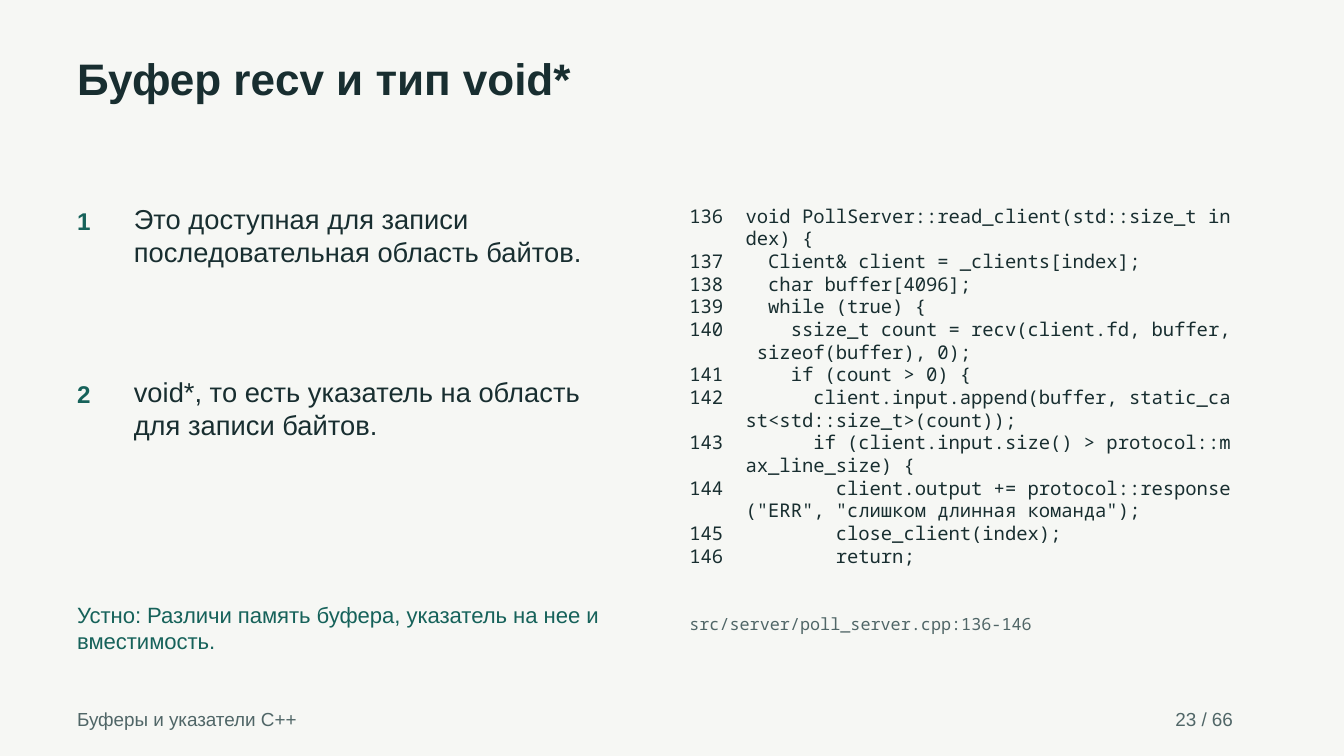
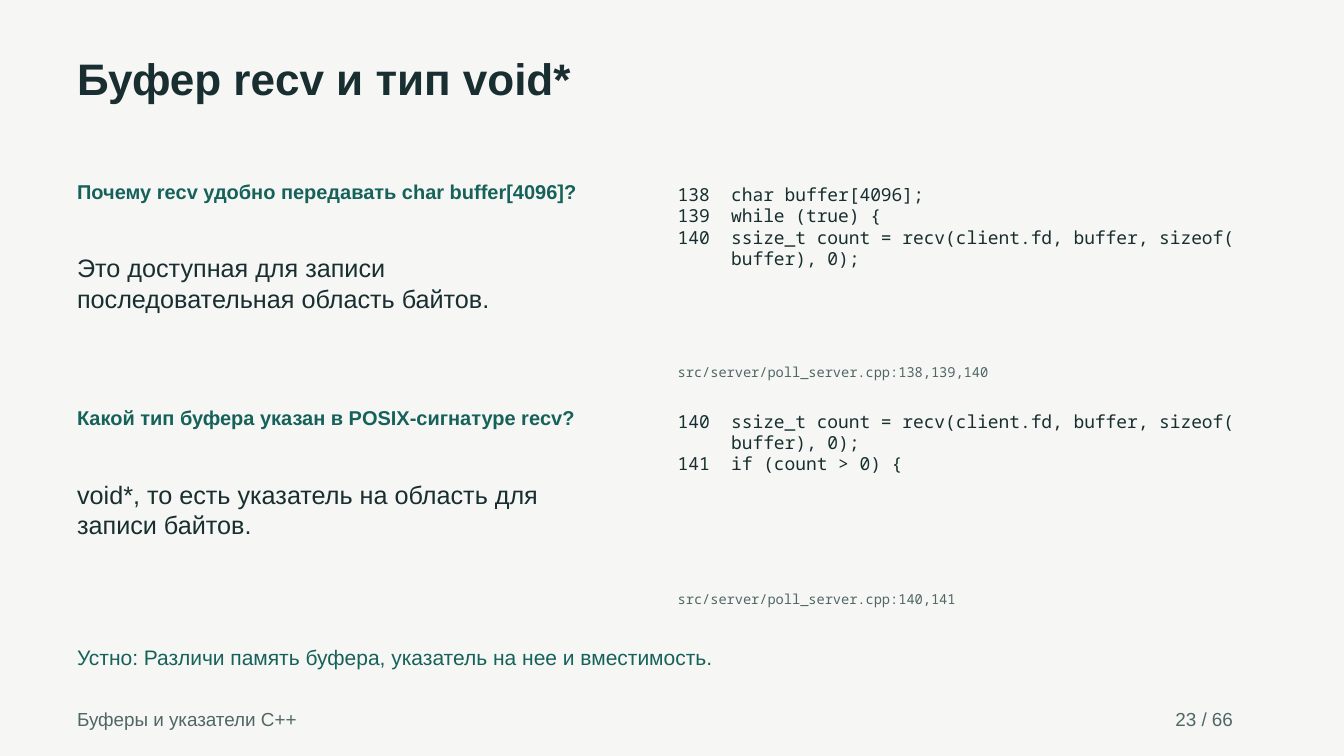
Before and after one commit to AlexUner/alexey-tcp-defense, a slide deck: slide 23 of presentation.pptx. Drawn at 1344x756 pixels with LibreOffice and Linux fonts; fonts in the diff are those of the drawing. Boxes give left, top, right and bottom in pixels: in the first picture for what was removed or moved away, otherwise in the second. Text is boxed around its words. In the diff, an @@ line names an element or a change of style, - is before the commit and + after.

```diff
--- a/presentation.pptx
+++ b/presentation.pptx
@@ text added at [77,184,577,203], 14.2 pt, text #16625A, bold @@
+Почему recv удобно передавать char buffer[4096]?
@@ text added at [678,187,1234,268], 12.8 pt, text #182E30 @@
+138 char buffer[4096];
+139 while (true) {
+140 ssize_t count = recv(client.fd, buffer, sizeof(
+buffer), 0);
@@ text removed at [689,208,1231,566] @@
-136 void PollServer::read_client(std::size_t in
-dex) {
-137 Client& client = _clients[index];
-138 char buffer[4096];
-139 while (true) {
-140 ssize_t count = recv(client.fd, buffer,
-sizeof(buffer), 0);
-141 if (count > 0) {
-142 client.input.append(buffer, static_ca
-st<std::size_t>(count));
-143 if (client.input.size() > protocol::m
-ax_line_size) {
-144 client.output += protocol::response
-("ERR", "слишком длинная команда");
-145 close_client(index);
-146 return;
@@ text removed at [77,213,90,230] @@
-1
@@ text "Это доступная для записи последовательная ...": place and size @@
-text "Это доступная для записи последовательная ..." at [134,210,581,267]
+text "Это доступная для записи последовательная ..." at [77,259,490,313]
@@ text "Это доступная для записи последовательная ..." at [77,259,490,313]: size 19.5 to 18 pt @@
@@ text removed at [77,386,90,403] @@
-2
@@ text added at [678,366,989,381], 9.8 pt, text #506667 @@
+src/server/poll_server.cpp:138,139,140
@@ text added at [77,410,574,429], 14.2 pt, text #16625A, bold @@
+Какой тип буфера указан в POSIX-сигнатуре recv?
@@ text added at [678,414,1234,473], 12.8 pt, text #182E30 @@
+140 ssize_t count = recv(client.fd, buffer, sizeof(
+buffer), 0);
+141 if (count > 0) {
@@ text "void*, то есть указатель на ..." at [77,485,538,535]: size 19.5 to 18 pt @@
@@ text "void*, то есть указатель на ...": place and size @@
-text "void*, то есть указатель на ..." at [134,382,580,440]
+text "void*, то есть указатель на ..." at [77,485,538,535]
@@ text at [678,593,956,608]: text changed; size 12 to 9.8 pt @@
-src/server/poll_server.cpp:136-146
+src/server/poll_server.cpp:140,141
@@ text "Устно: Различи память буфера, указатель ...": place and size @@
-text "Устно: Различи память буфера, указатель ..." at [77,607,598,650]
+text "Устно: Различи память буфера, указатель ..." at [77,649,712,669]
@@ text "Устно: Различи память буфера, указатель ..." at [77,649,712,669]: size 15.8 to 15 pt @@
```
Also in this commit, not shown: 54 other slides changed, 9 slides added, 9 slides removed, 2 other files.
